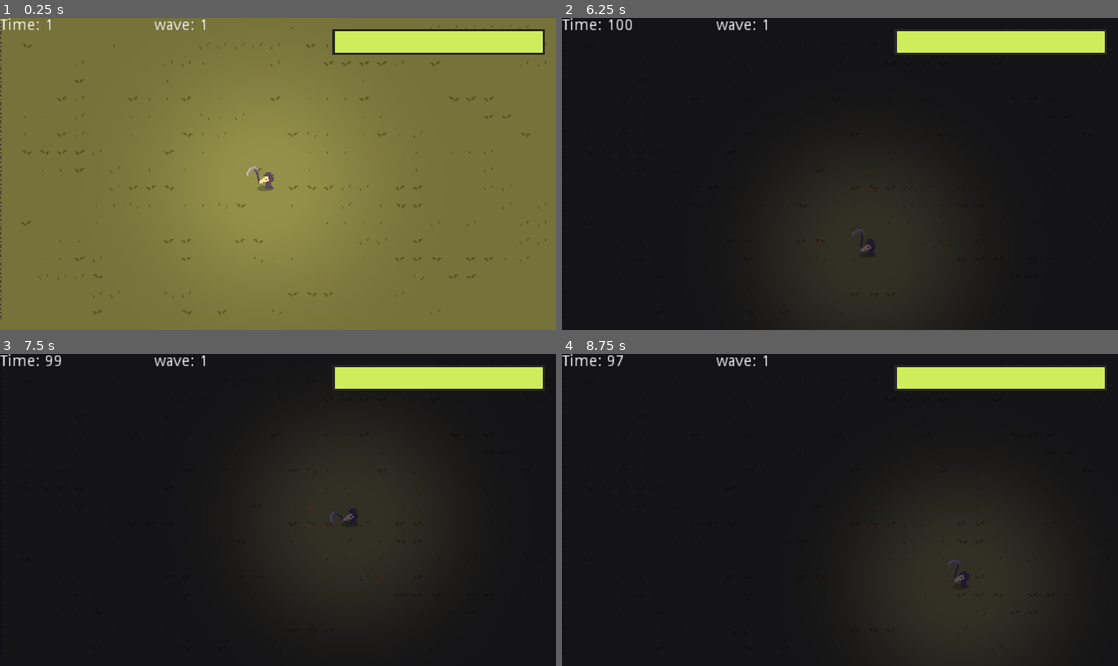
Above: before the commit, frames 1-4 (two rows, left to right).
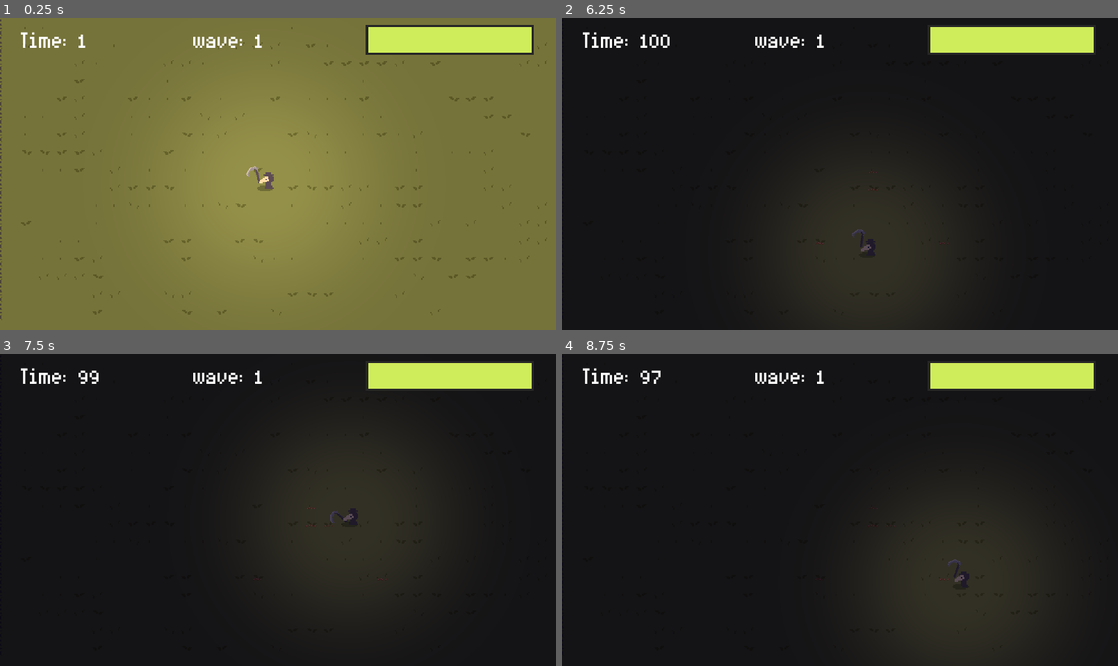
Above: after the commit, the same moments.

Repository: AJ08Coder/LudumDare52
Game: Godot game, scene res://Enviroment/World.tscn
Same seed, same stepped clock (60 frames per second), same inputs: the game is played once before the commit and once after it.
Inputs (mouse positions are in pixels of both pictures, inside the frame that each line leads up to):
- Up to frame 1 (0.25 s): no input
- Up to frame 2 (6.25 s): move the mouse to (684, 52) at 0.52 s; press the mouse at (684, 52) at 0.53 s; hold D (move_right) 0.53-1.28 s; move the mouse to (728, 189) at 1.27 s; release the mouse at (728, 189) at 1.28 s; hold S (move_down) 1.28-2.03 s; tap E (plant) every 1.5 s from 1.35 to 5.85 s; move the mouse to (895, 105) at 2.02 s; press the mouse at (895, 105) at 2.03 s; hold D (move_right) 2.03-2.78 s; move the mouse to (812, 236) at 2.77 s; release the mouse at (812, 236) at 2.78 s; hold W (move_up) 2.78-3.53 s; move the mouse to (1006, 220) at 3.52 s; press the mouse at (1006, 220) at 3.53 s; hold A (move_left) 3.53-5.03 s; move the mouse to (673, 127) at 4.27 s; release the mouse at (673, 127) at 4.28 s; move the mouse to (867, 174) at 5.02 s; press the mouse at (867, 174) at 5.03 s; hold S (move_down) 5.03-5.78 s; move the mouse to (756, 96) at 5.77 s; release the mouse at (756, 96) at 5.78 s; hold D (move_right) from 5.78 s (still down)
- Up to frame 3 (7.5 s): move the mouse to (400, 494) at 6.52 s; release D (move_right) at 6.53 s; press the mouse at (400, 494) at 6.53 s; hold W (move_up) 6.53-7.28 s; move the mouse to (166, 525) at 7.27 s; release the mouse at (166, 525) at 7.28 s; hold D (move_right) from 7.28 s (still down); tap E (plant) at 7.35 s
- Up to frame 4 (8.75 s): move the mouse to (895, 441) at 8.02 s; release D (move_right) at 8.03 s; press the mouse at (895, 441) at 8.03 s; hold S (move_down) from 8.03 s (still down)

The runs differ from the first frame. In frame 1, 2.0% of the frame differs, in the area x 0-98%, y 0-12%; in frame 2, 1.8%; in frame 3, 1.7%; in frame 4, 1.7%.

Commit message:
GUI

Diff:
--- a/Enviroment/Cycle.gd
+++ b/Enviroment/Cycle.gd
@@ -1,6 +1,6 @@
 extends CanvasModulate
 
-onready var timelabel = $"../CanvasLayer/Time"
+onready var timelabel = $"../CanvasLayer/HBoxContainer/Time"
 onready var day_time: Timer = $DayTime
 onready var night_time: Timer = $NightTime
 export var time = 1 # 1 = day 0 = night
--- a/Enviroment/World.gd
+++ b/Enviroment/World.gd
@@ -10,7 +10,7 @@
 			# amount of enemies, last is win
 export(NodePath) var player_path
 onready var player = get_node(player_path)
-onready var player_health_bar = $CanvasLayer/PlayerHealthBar
+onready var player_health_bar = $CanvasLayer/HBoxContainer/PlayerHealthBar
 onready var crops = $YSort/Crops
 
 
--- a/Enviroment/World.tscn
+++ b/Enviroment/World.tscn
@@ -6,6 +6,7 @@
 [ext_resource path="res://Art/bg.png" type="Texture" id=4]
 [ext_resource path="res://Enviroment/Cycle.gd" type="Script" id=5]
 [ext_resource path="res://UI/HUD/Time.gd" type="Script" id=6]
+[ext_resource path="res://UI/theme.tres" type="Theme" id=7]
 
 [sub_resource type="RectangleShape2D" id=1]
 extents = Vector2( 331, 26 )
@@ -394,33 +395,53 @@
 
 [node name="CanvasLayer" type="CanvasLayer" parent="."]
 
-[node name="Time" type="RichTextLabel" parent="CanvasLayer"]
-margin_right = 223.0
-margin_bottom = 63.0
+[node name="HBoxContainer" type="HBoxContainer" parent="CanvasLayer"]
+margin_top = 6.0
+margin_right = 500.0
+margin_bottom = 33.0
+
+[node name="MarginContainer2" type="MarginContainer" parent="CanvasLayer/HBoxContainer"]
+margin_right = 15.0
+margin_bottom = 27.0
+size_flags_horizontal = 3
+size_flags_stretch_ratio = 0.1
+
+[node name="Time" type="RichTextLabel" parent="CanvasLayer/HBoxContainer"]
+margin_left = 19.0
+margin_right = 170.0
+margin_bottom = 27.0
+size_flags_horizontal = 3
+theme = ExtResource( 7 )
 text = "time: 123"
 script = ExtResource( 6 )
 
-[node name="Timer" type="Timer" parent="CanvasLayer/Time"]
-
-[node name="Wave" type="RichTextLabel" parent="CanvasLayer"]
-anchor_left = 0.5
-anchor_right = 0.5
-margin_left = -111.5
-margin_right = 111.5
-margin_bottom = 63.0
+[node name="Timer" type="Timer" parent="CanvasLayer/HBoxContainer/Time"]
+
+[node name="Wave" type="RichTextLabel" parent="CanvasLayer/HBoxContainer"]
+margin_left = 174.0
+margin_right = 325.0
+margin_bottom = 27.0
+size_flags_horizontal = 3
+theme = ExtResource( 7 )
 text = "wave: 1"
 
-[node name="PlayerHealthBar" type="ProgressBar" parent="CanvasLayer"]
-anchor_left = 1.0
-anchor_right = 1.0
-margin_left = -201.0
-margin_top = 10.0
-margin_right = -10.0
-margin_bottom = 33.0
+[node name="PlayerHealthBar" type="ProgressBar" parent="CanvasLayer/HBoxContainer"]
+margin_left = 329.0
+margin_right = 480.0
+margin_bottom = 27.0
+size_flags_horizontal = 3
+size_flags_vertical = 1
 custom_styles/fg = SubResource( 8 )
 custom_styles/bg = SubResource( 9 )
 value = 100.0
 percent_visible = false
+
+[node name="MarginContainer" type="MarginContainer" parent="CanvasLayer/HBoxContainer"]
+margin_left = 484.0
+margin_right = 500.0
+margin_bottom = 27.0
+size_flags_horizontal = 3
+size_flags_stretch_ratio = 0.1
 
 [node name="TeleportReference" type="ReferenceRect" parent="."]
 margin_left = 21.0
@@ -433,4 +454,4 @@
 [connection signal="turned_night_time" from="Cycle" to="." method="_on_Cycle_turned_night_time"]
 [connection signal="timeout" from="Cycle/DayTime" to="Cycle" method="_on_DayTime_timeout"]
 [connection signal="timeout" from="Cycle/NightTime" to="Cycle" method="_on_NightTime_timeout"]
-[connection signal="timeout" from="CanvasLayer/Time/Timer" to="CanvasLayer/Time" method="_on_Timer_timeout"]
+[connection signal="timeout" from="CanvasLayer/HBoxContainer/Time/Timer" to="CanvasLayer/HBoxContainer/Time" method="_on_Timer_timeout"]
--- /dev/null
+++ b/UI/theme.tres
@@ -0,0 +1,10 @@
+[gd_resource type="Theme" load_steps=3 format=2]
+
+[ext_resource path="res://UI/Fonts/SinsGold.ttf" type="DynamicFontData" id=1]
+
+[sub_resource type="DynamicFont" id=1]
+size = 32
+font_data = ExtResource( 1 )
+
+[resource]
+default_font = SubResource( 1 )
Not shown: 1 places in Enviroment/World.tscn that only renumber resources
Binary file added: UI/Fonts/HopeGold.ttf
Binary file added: UI/Fonts/KarmaticArcade.ttf
Binary file added: UI/Fonts/SinsGold.ttf
